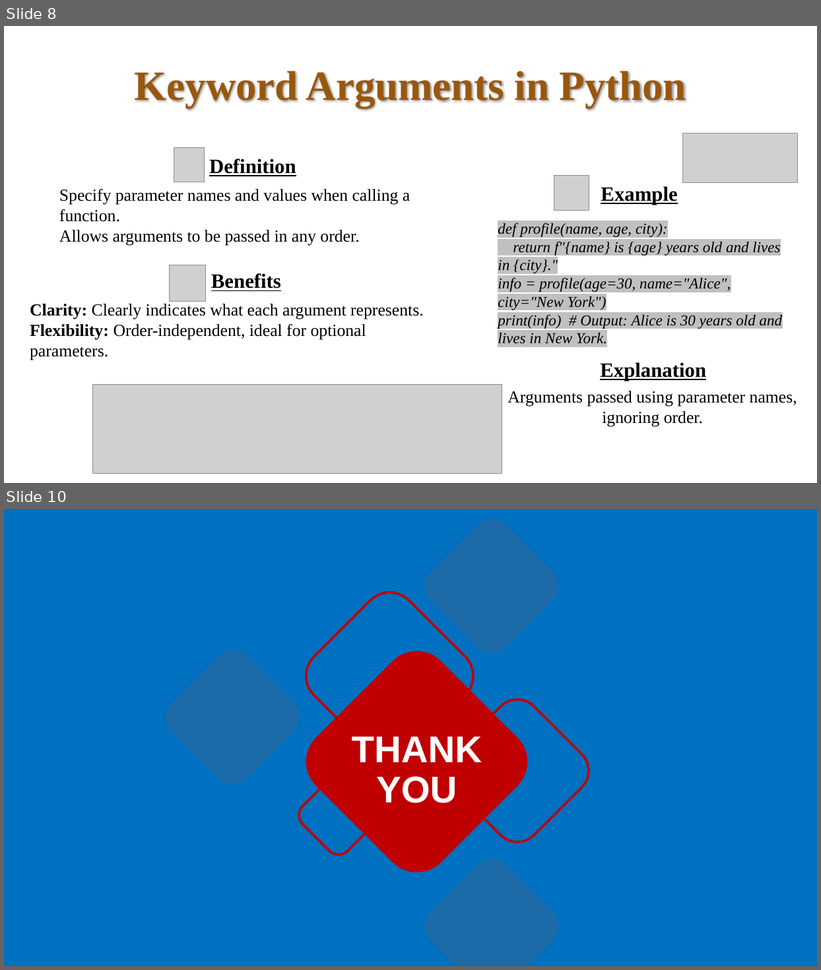
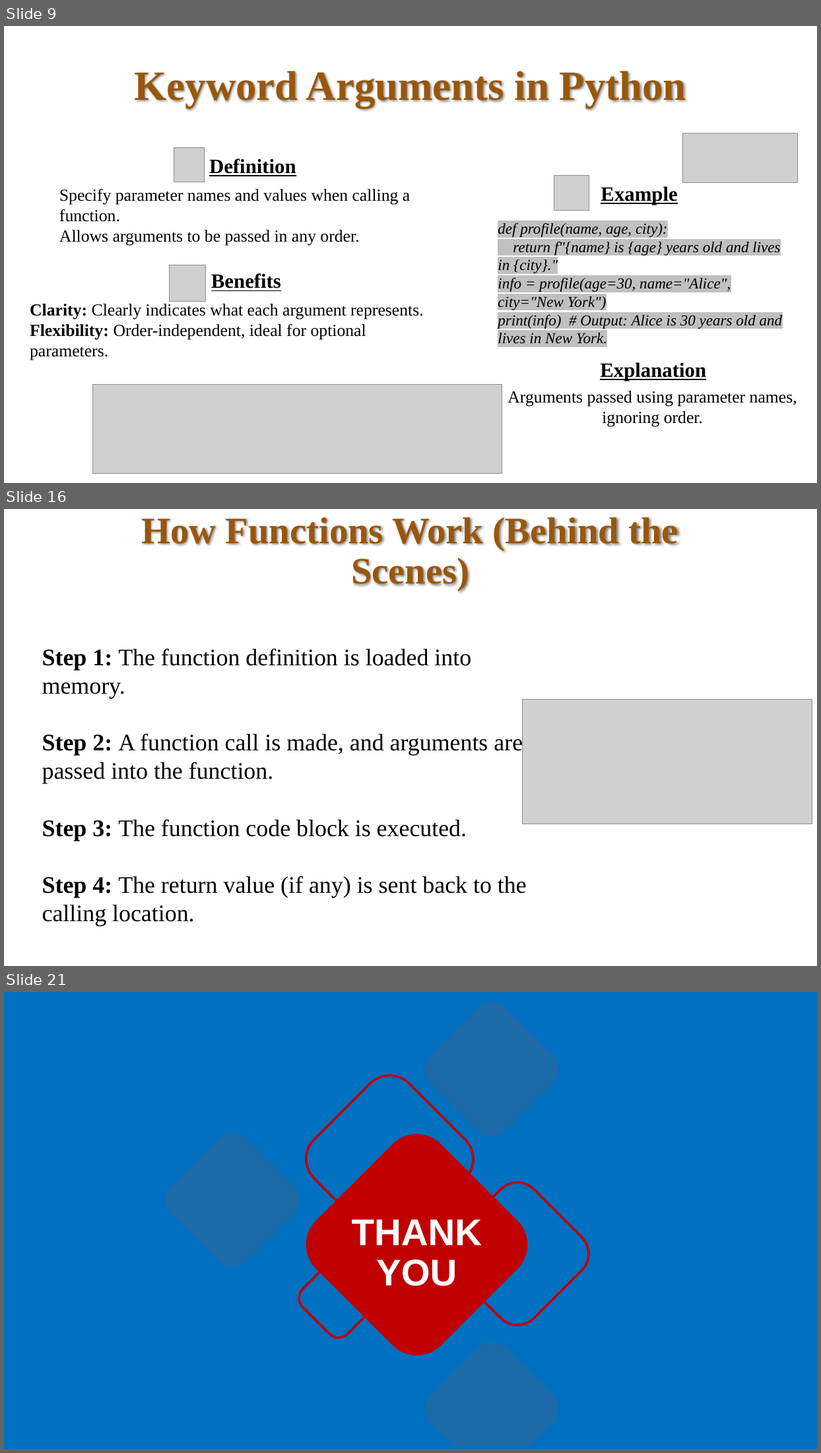
Before and after one commit to bahadurCorvit/Advance_Python, a slide deck: lectures/Lec7.pptx. Shown one above the other, each under a label of ours: slides 8 and 10 before the commit, slides 9, 16 and 21 after it; the slides between them are not shown. The pictures are 821x970 and 821x1453 pixels, drawn with LibreOffice and Linux fonts; fonts in the diff are those of the drawing; grey boxes stand for pictures. Boxes give left, top, right and bottom in pixels: in the first picture for what was removed or moved away, otherwise in the second. Text is boxed around its words. In the diff, an @@ line names an element or a change of style, - is before the commit and + after.

```diff
--- a/lectures/Lec7.pptx
+++ b/lectures/Lec7.pptx
@@ slide 16 added at (4,509,817,966), background #FFFFFF @@
@@ title added at (142,517,679,591), 44.1 pt, text #99570C, bold @@
+How Functions Work (Behind the Scenes)
@@ text added at (42,648,527,927), 28 pt, text #000000 @@
+Step 1: The function definition is loaded into memory.
+Step 2: A function call is made, and arguments are passed into the function.
+Step 3: The function code block is executed.
+Step 4: The return value (if any) is sent back to the calling location.
@@ picture added at (523,700,813,824) @@
@@ what was slide 8 is now slide 9 @@
@@ what was slide 10 is now slide 21 @@
```
Also in this commit, not shown: 1 slide changed, 10 other slides added, 6 other files.
